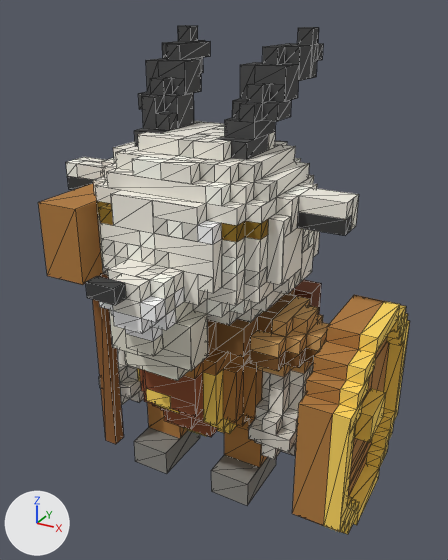
One commit to the glTF model models/units/ironbeard_goat_2star.glb: the scene before it, then after it.
Both versions are drawn from a 50 mm camera at (1.015, -1.717, 1.659) aimed at (0.093, -0.041, 0.82). Lighting does not change. The marker at lower left points along +X, +Y and +Z. The older version comes first. Mesh edges are drawn as thin lines. Vertices at exactly the same position are counted once.

In view in the first picture: 'ironbeard_goat'.
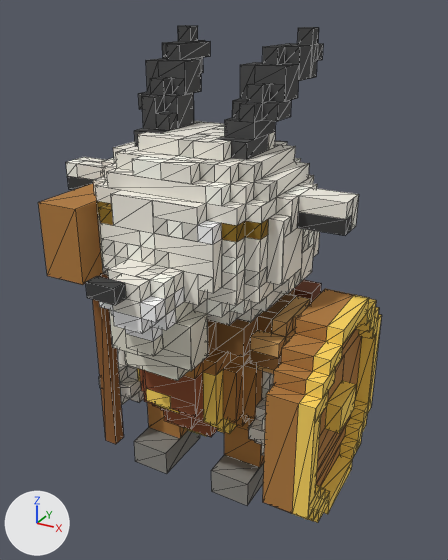
Location of each change, (x1, y1, x2, y2) in pixels of the pictures (448 x 560 px; the box of a moved part takes in the faces that stretch with it):
'ironbeard_goat', reshaped (8% narrower)
    before: (38, 25, 410, 534)
    after: (38, 25, 382, 523)
part 1 of me_ironbeard_goat, moved or reshaped
    before: (292, 295, 410, 534)
    after: (263, 289, 382, 523)

The change, as a diff of the scene's bpy script:
```diff
--- a/models/units/ironbeard_goat_2star.glb.py
+++ b/models/units/ironbeard_goat_2star.glb.py
@@ me_ironbeard_goat @@
 # used by ob_ironbeard_goat; location = (0.0, 0.0, 0.0)
-me_ironbeard_goat.from_pydata(...)  # 1616 vertices, 2776 faces; spans x -0.55..0.65, y -0.5..0.35, z 0.0..1.6
+me_ironbeard_goat.from_pydata(...)  # 1616 vertices, 2776 faces; spans x -0.55..0.55, y -0.5..0.35, z 0.0..1.6
+# me_ironbeard_goat part 1: the loose piece of 148 vertices spanning x 0.5..0.65, y -0.35..0.3, z 0.1..0.8 is moved by (-0.1, 0.0, 0.0)
 me_ironbeard_goat.materials.append(mat_voxel)
```
